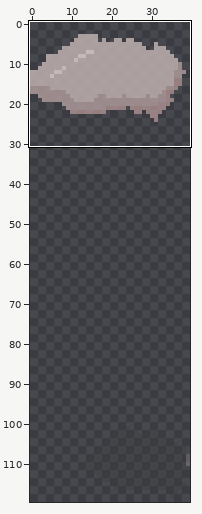
File history of a pixel-art file, client/content/animations/clouds/SunnyDayCloud/Sprite.aseprite. Above: a wide view before the commit, with the close-up outlined.
Close-up. Old version:
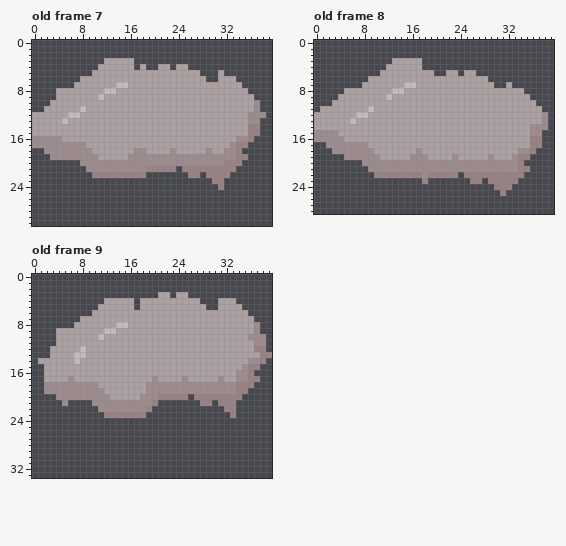
40x120 pixels, 9 frames. Shown: old frame 7: x 0..39, y 0..30; old frame 8: x 0..39, y 0..28; old frame 9: x 0..39, y 0..33. The commit also changed other frames or places, which this record leaves out.
After the commit:
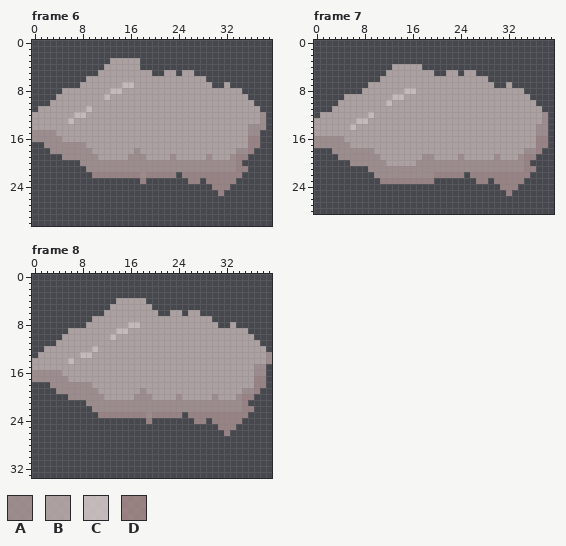
Palette (. is transparent): A #b39d9dcc  B #c6b6b6cc  C #e4d7d7cc  D #ae9090cc
From old to new:
frames 9 -> 8
--- frame 6 against old frame 7, layer "Layer 1"
@@ x 0..39 @@
  2 ........................................
- 3 ............BBBBB.......................
- 4 ...........BBBBBB.B..BB.BB..............
- 5 ..........BBBBBBBBBBBBBBBBBB...B........
- 6 ........BBBBBBBBBBBBBBBBBBBBB..BBB......
- 7 .......BBBBBBBCCBBBBBBBBBBBBBBBBBBB.....
- 8 ....BBBBBBBBCCBBBBBBBBBBBBBBBBBBBBBB....
- 9 ....BBBBBBBCBBBBBBBBBBBBBBBBBBBBBBBBB...
-10 ...BBBBBBBBBBBBBBBBBBBBBBBBBBBBBBBBBBA..
-11 ..BBBBBBCBBBBBBBBBBBBBBBBBBBBBBBBBBBBA..
-12 BBBBBBCCBBBBBBBBBBBBBBBBBBBBBBBBBBBBAAA.
-13 BBBBBCBBBBBBBBBBBBBBBBBBBBBBBBBBBBBBAA..
-14 BBBBBBBBBBBBBBBBBBBBBBBBBBBBBBBBBBBBDD..
-15 BBBBBBBBBBBBBBBBBBBBBBBBBBBBBBBBBBBBDD..
-16 AAAAABBBBBBBBBBBBBBBBBBBBBBBBBBBBBAAD...
-17 AAAAAAAAABBBBBBBBBBBBBBBBBBBBBBBBADD....
-18 ..AAAAAAAABBBBBBBAABBBBABBBBBABBAAD.....
-19 ...AAAAAAAABBBBBAAAAAAAAAAAAAAAAAADD....
-20 ........AAAAAAAAAAAAAAAAAAAAAAAADDD.....
-21 .........AAAAAAAAAADDDDD.DDDDDDDDD......
-22 ..........DDDDDDDDD.......DD.DDDD.......
-23 ..............................DD........
-24 ...............................D........
-25 ........................................
+ 3 .............BBBBB......................
+ 4 ............BBBBBB......................
+ 5 ...........BBBBBBBBB..BB.BB.............
+ 6 .........BBBBBBBBBBBBBBBBBBBB...........
+ 7 ........BBBBBBBCCBBBBBBBBBBBBB..B.......
+ 8 .....BBBBBBBBCCBBBBBBBBBBBBBBBBBBBB.....
+ 9 ....BBBBBBBBCBBBBBBBBBBBBBBBBBBBBBBB....
+10 ...BBBBBBBBBBBBBBBBBBBBBBBBBBBBBBBBBB...
+11 .BBBBBBBBCBBBBBBBBBBBBBBBBBBBBBBBBBBBB..
+12 BBBBBBBCCBBBBBBBBBBBBBBBBBBBBBBBBBBBBBA.
+13 BBBBBBCBBBBBBBBBBBBBBBBBBBBBBBBBBBBBBBA.
+14 BBBBBBBBBBBBBBBBBBBBBBBBBBBBBBBBBBBBAAA.
+15 AAAABBBBBBBBBBBBBBBBBBBBBBBBBBBBBBBBAA..
+16 AAAAABBBBBBBBBBBBBBBBBBBBBBBBBBBBBBBDD..
+17 ..AAAAAAABBBBBBBBBBBBBBBBBBBBBBBBBBBDD..
+18 ...AAAAAAABBBBBBBABBBBBBBBBBBBBBBBAAD...
+19 .....AAAAAABBBBBAAABBBBABBBBBABBBADD....
+20 ........AAAAAAAAAAAAAAAAAAAAAAAAAAD.....
+21 .........AAAAAAAAAAAAAAAAAAAAAAAAADD....
+22 ..........DDDDDDDDADDDDD.DDDDDDDDDD.....
+23 ..................D.......DD.DDDDD......
+24 ..............................DDD.......
+25 ...............................D........
 26 ........................................
--- frame 7 against old frame 8, layer "Layer 1"
@@ x 0..39 @@
  2 ........................................
- 3 .............BBBBB......................
- 4 ............BBBBBB......................
- 5 ...........BBBBBBBBB..BB.BB.............
- 6 .........BBBBBBBBBBBBBBBBBBBB...........
- 7 ........BBBBBBBCCBBBBBBBBBBBBB..B.......
- 8 .....BBBBBBBBCCBBBBBBBBBBBBBBBBBBBB.....
- 9 ....BBBBBBBBCBBBBBBBBBBBBBBBBBBBBBBB....
-10 ...BBBBBBBBBBBBBBBBBBBBBBBBBBBBBBBBBB...
-11 .BBBBBBBBCBBBBBBBBBBBBBBBBBBBBBBBBBBBB..
-12 BBBBBBBCCBBBBBBBBBBBBBBBBBBBBBBBBBBBBBA.
-13 BBBBBBCBBBBBBBBBBBBBBBBBBBBBBBBBBBBBBBA.
-14 BBBBBBBBBBBBBBBBBBBBBBBBBBBBBBBBBBBBAAA.
-15 AAAABBBBBBBBBBBBBBBBBBBBBBBBBBBBBBBBAA..
-16 AAAAABBBBBBBBBBBBBBBBBBBBBBBBBBBBBBBDD..
-17 ..AAAAAAABBBBBBBBBBBBBBBBBBBBBBBBBBBDD..
-18 ...AAAAAAABBBBBBBABBBBBBBBBBBBBBBBAAD...
-19 .....AAAAAABBBBBAAABBBBABBBBBABBBADD....
-20 ........AAAAAAAAAAAAAAAAAAAAAAAAAAD.....
-21 .........AAAAAAAAAAAAAAAAAAAAAAAAADD....
-22 ..........DDDDDDDDADDDDD.DDDDDDDDDD.....
-23 ..................D.......DD.DDDDD......
-24 ..............................DDD.......
-25 ...............................D........
+ 3 ........................................
+ 4 .............BBBBB......................
+ 5 ............BBBBBBBB..BB.BB.............
+ 6 ...........BBBBBBBBBBBBBBBBBB...........
+ 7 .........BBBBBBBBBBBBBBBBBBBBB..B.......
+ 8 ........BBBBBBBCCBBBBBBBBBBBBBBBBBB.....
+ 9 .....BBBBBBBBCCBBBBBBBBBBBBBBBBBBBBB....
+10 ....BBBBBBBBCBBBBBBBBBBBBBBBBBBBBBBBB...
+11 ...BBBBBBBBBBBBBBBBBBBBBBBBBBBBBBBBBBB..
+12 .BBBBBBBBCBBBBBBBBBBBBBBBBBBBBBBBBBBBBA.
+13 BBBBBBBCCBBBBBBBBBBBBBBBBBBBBBBBBBBBBBA.
+14 BBBBBBCBBBBBBBBBBBBBBBBBBBBBBBBBBBBBBAA.
+15 BBBBBBBBBBBBBBBBBBBBBBBBBBBBBBBBBBBBBAA.
+16 AAAAABBBBBBBBBBBBBBBBBBBBBBBBBBBBBBBBDD.
+17 AAAAAABBBBBBBBBBBBBBBBBBBBBBBBBBBBBBBDD.
+18 ...AAAAAAABBBBBBBBBBBBBBBBBBBBBBBBBAAD..
+19 ....AAAAAAABBBBBBBAABBBBABBBBBABBBADD...
+20 ......AAAAAABBBBBAAAAAAAAAAAAAAAAAAD....
+21 .........AAAAAAAAAAAAAAAAAAAAAAAAAADD...
+22 ..........AAAAAAAAAADDDDD.DDDDDDDDDD....
+23 ...........DDDDDDDDD.......DD.DDDDD.....
+24 ...............................DDD......
+25 ................................D.......
 26 ........................................
--- frame 8 against old frame 9, layer "Layer 1"
@@ x 0..39 @@
  2 ........................................
- 3 .....................BB.BB..............
- 4 ............BBBBB.BBBBBBBBBB...BBB......
- 5 ...........BBBBBB.BBBBBBBBBBB..BBBB.....
- 6 ..........BBBBBBBBBBBBBBBBBBBBBBBBBB....
- 7 ........BBBBBBBBBBBBBBBBBBBBBBBBBBBBB...
- 8 .......BBBBBBBCCBBBBBBBBBBBBBBBBBBBBBA..
- 9 ....BBBBBBBBCCBBBBBBBBBBBBBBBBBBBBBBBA..
-10 ....BBBBBBBCBBBBBBBBBBBBBBBBBBBBBBBBAAA.
-11 ....BBBBBBBBBBBBBBBBBBBBBBBBBBBBBBBBBAA.
-12 ...BBBBBCBBBBBBBBBBBBBBBBBBBBBBBBBBBBDD.
-13 ...BBBBCCBBBBBBBBBBBBBBBBBBBBBBBBBBBBBDD
-14 .BBBBBBCBBBBBBBBBBBBBBBBBBBBBBBBBBBBAAD.
-15 ..BBBBBBBBBBBBBBBBBBBBBBBBBBBBBBBBBADD..
-16 ..BBBBBBBBBBBBBBBBBBBBBBBBBBBBBBBBAAD...
-17 ..BBBBABBBBBBBBBBBBBABBBBABBBBBABBAADD..
-18 ..AAAAAAAAABBBBBBBBAAAAAAAAAAAAAAADDD...
-19 ..AAAAAAAAAABBBBBBBAAAAAAAAAAAAAAADD....
-20 ....AAAAAAAAABBBBBAAADDDDD.DDDDDDDD.....
-21 .....A....AAAAAAAAAAD.......DD.DDD......
-22 ...........AAAAAAAAD............DD......
-23 ............DDDDDDD..............D......
-24 ........................................
-25 ........................................
-26 ........................................
+ 3 ........................................
+ 4 ..............BBBBB.....................
+ 5 .............BBBBBBB....................
+ 6 ............BBBBBBBBB..BB.BB............
+ 7 ..........BBBBBBBBBBBBBBBBBBBB..........
+ 8 .........BBBBBBBCCBBBBBBBBBBBBB..B......
+ 9 ......BBBBBBBBCCBBBBBBBBBBBBBBBBBBBB....
+10 .....BBBBBBBBCBBBBBBBBBBBBBBBBBBBBBBB...
+11 ....BBBBBBBBBBBBBBBBBBBBBBBBBBBBBBBBBB..
+12 ..BBBBBBBBCBBBBBBBBBBBBBBBBBBBBBBBBBBBB.
+13 .BBBBBBBCCBBBBBBBBBBBBBBBBBBBBBBBBBBBBBA
+14 BBBBBBCBBBBBBBBBBBBBBBBBBBBBBBBBBBBBBBBA
+15 BBBBBBBBBBBBBBBBBBBBBBBBBBBBBBBBBBBBBAA.
+16 AAAAABBBBBBBBBBBBBBBBBBBBBBBBBBBBBBBBAA.
+17 AAAAAABBBBBBBBBBBBBBBBBBBBBBBBBBBBBBBDD.
+18 ...AAAAAAABBBBBBBBBBBBBBBBBBBBBBBBBBBDD.
+19 ....AAAAAAABBBBBBBABBBBBBBBBBBBBBBBAAD..
+20 ......AAAAAABBBBBAAABBBBABBBBBABBBADD...
+21 .........AAAAAAAAAAAAAAAAAAAAAAAAAAD....
+22 ..........AAAAAAAAAAAAAAAAAAAAAAAAADD...
+23 ...........DDDDDDDDADDDDD.DDDDDDDDDD....
+24 ...................D.......DD.DDDDD.....
+25 ...............................DDD......
+26 ................................D.......
 27 ........................................
Boxes around the changes in both close-ups, in picture pixels (x1, y1, x2, y2):
changed: (32, 58, 266, 196)
changed: (314, 58, 548, 196)
changed: (32, 292, 272, 436)
